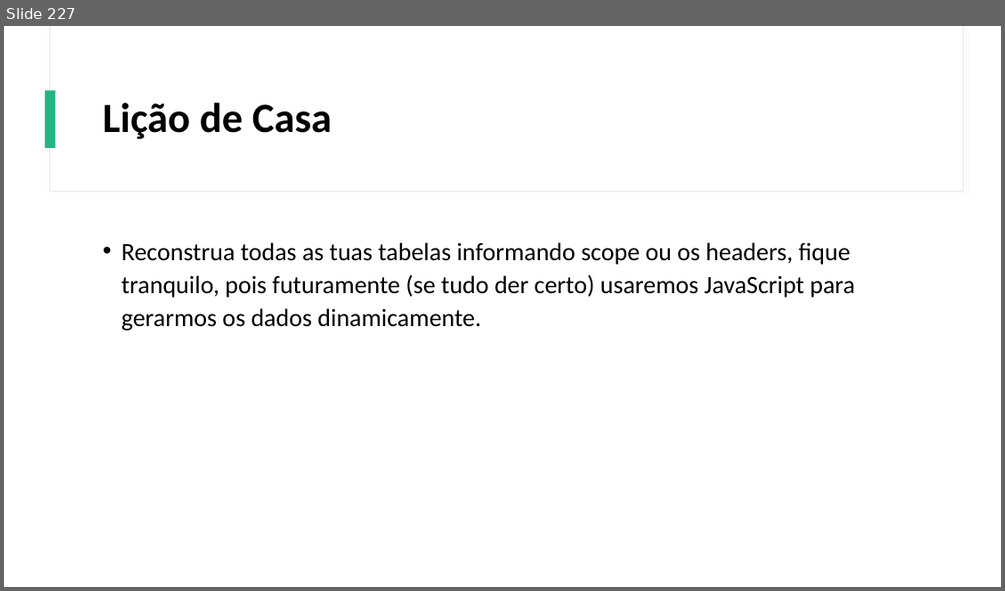
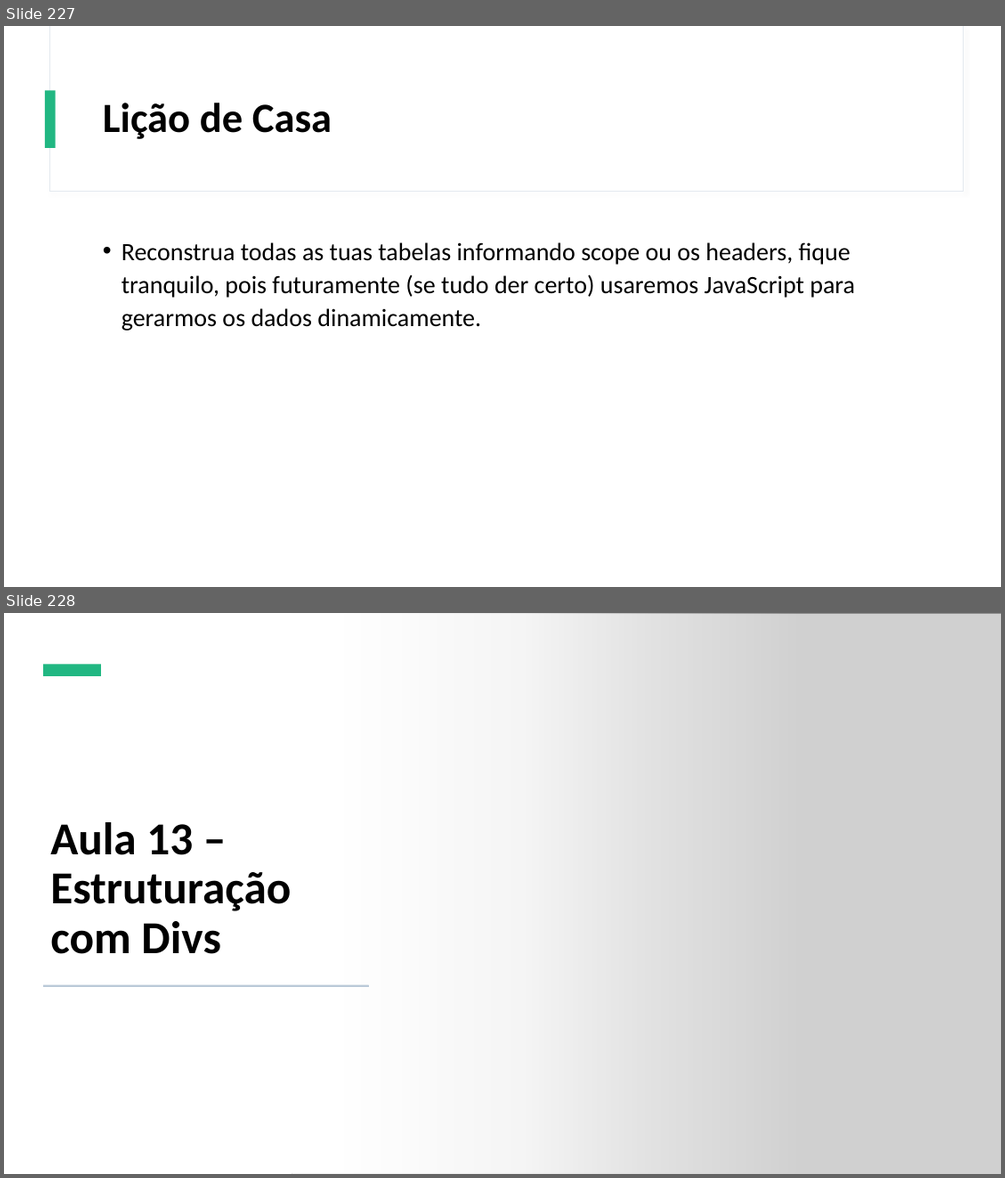
Before and after one commit to Gustavo6401/CursoHTMLCSS, a slide deck: Power Point/Curso de HTML e CSS.pptx. Shown one above the other, each under a label of ours: slide 227 before the commit, slides 227 and 228 after it. The pictures are 1005x591 and 1005x1178 pixels, drawn with LibreOffice and Linux fonts; fonts in the diff are those of the drawing; grey boxes stand for pictures. Boxes give left, top, right and bottom in pixels: in the first picture for what was removed or moved away, otherwise in the second. Text is boxed around its words. In the diff, an @@ line names an element or a change of style, - is before the commit and + after.

Commit message:
Preparada a Aula sobre Semântica no HTML

```diff
--- a/Power Point/Curso de HTML e CSS.pptx
+++ b/Power Point/Curso de HTML e CSS.pptx
@@ slide 228 added at [4,613,1001,1174], background #FFFFFF; not listed: 2 template elements that a slide beside it also shows @@
@@ rectangle added at [4,613,1001,1174], fill #FFFFFF @@
@@ rectangle added at [4,613,802,1174], fill gradient #FFFFFF @@
@@ picture added at [291,613,1001,1174] @@
@@ rectangle added at [43,665,101,676], fill #21B782 @@
@@ title added at [50,822,291,954], 44 pt, text #000000, bold @@
+Aula 13 – Estruturação com Divs
@@ rectangle added at [44,985,369,986], fill #BAC9D8, outline #BAC9D8 0.25 pt @@
```
Also in this commit, not shown: 4 other slides added, 7 other files.
